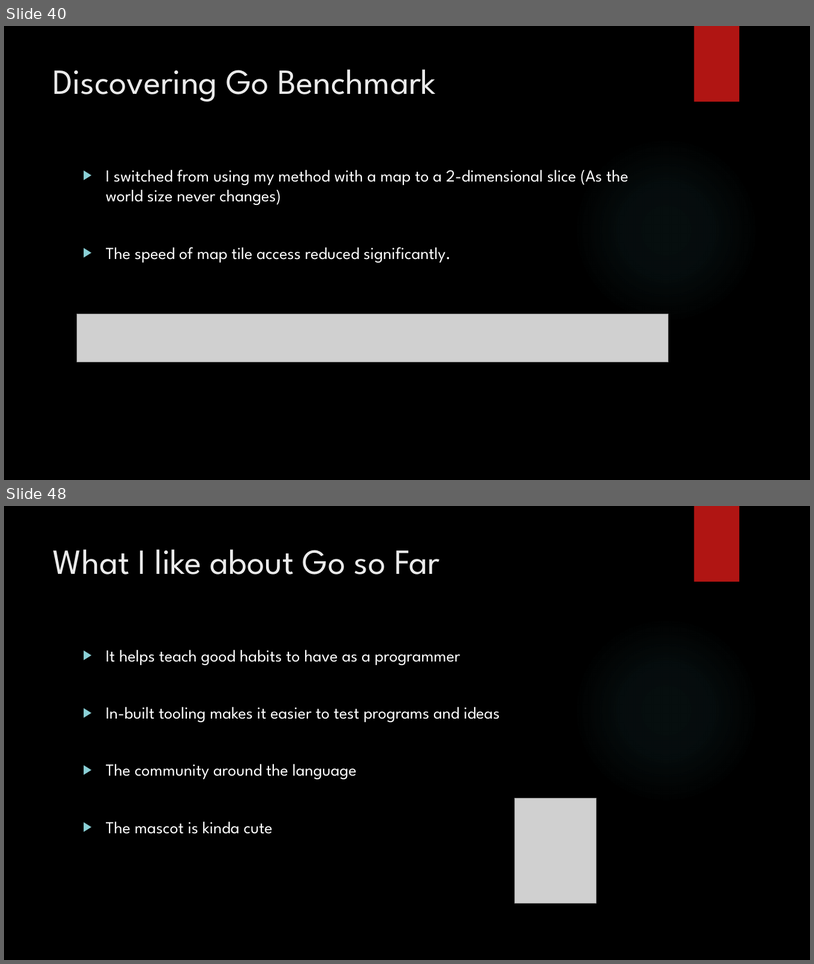
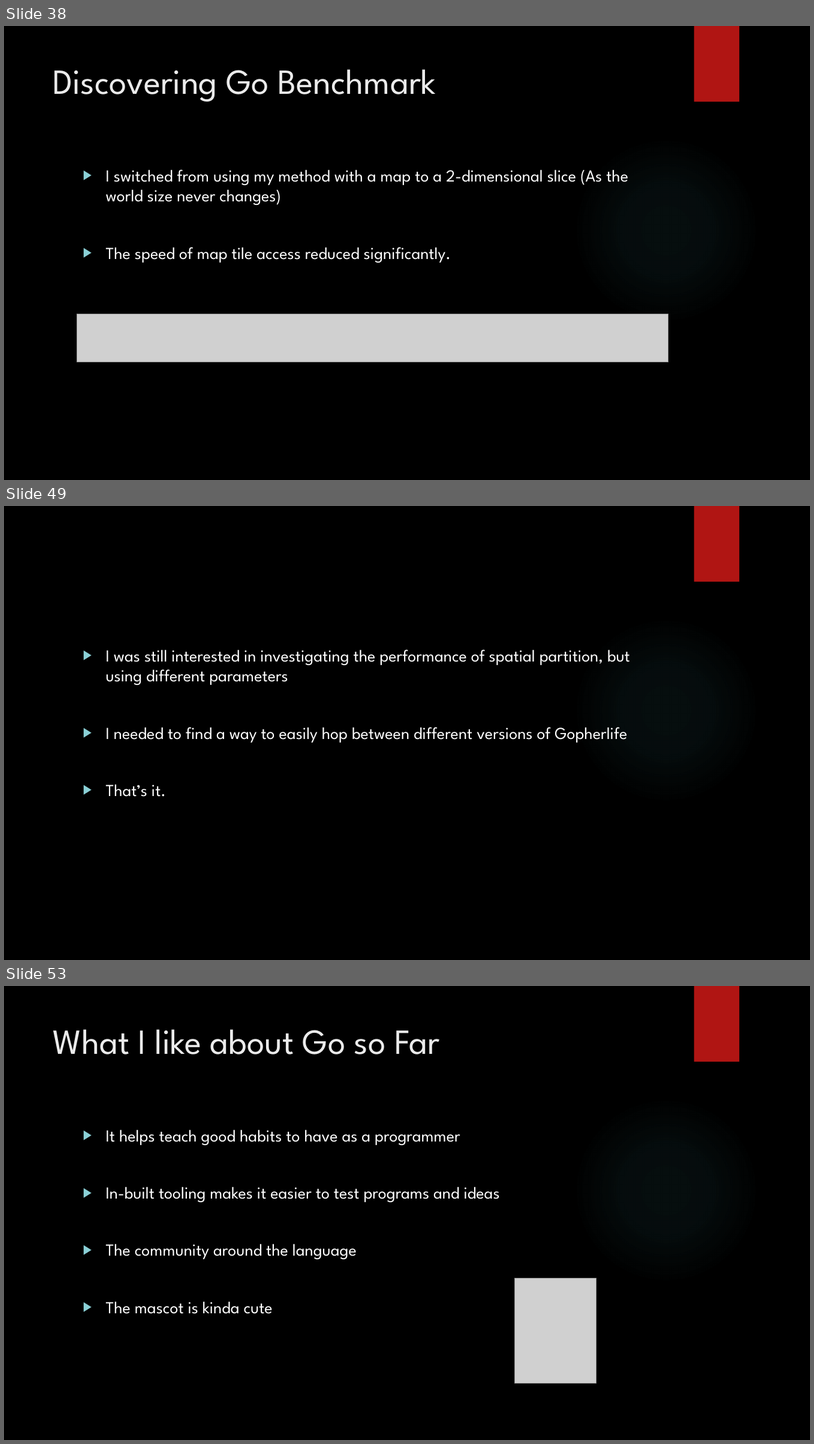
Before and after one commit to jaminologist/GopherLife, a slide deck: GopherLife.pptx. Shown one above the other, each under a label of ours: slides 40 and 48 before the commit, slides 38, 49 and 53 after it; the slides between them are not shown. The pictures are 814x964 and 814x1444 pixels, drawn with LibreOffice and Linux fonts; fonts in the diff are those of the drawing; grey boxes stand for pictures; background and template pictures are left out. Boxes give left, top, right and bottom in pixels: in the first picture for what was removed or moved away, otherwise in the second. Text is boxed around its words. In the diff, an @@ line names an element or a change of style, - is before the commit and + after.

```diff
--- a/GopherLife.pptx
+++ b/GopherLife.pptx
@@ slide 49 added at (4, 506, 810, 960), background picture (left out); not listed: 2 template elements that a slide beside it also shows @@
@@ text added at (106, 649, 630, 796), 20 pt, text #FFFFFF @@
+▶ I was still interested in investigating the performance of spatial partition, but using different parameters
+▶ I needed to find a way to easily hop between different versions of Gopherlife
+▶ That’s it.
@@ what was slide 40 is now slide 38 @@
@@ what was slide 48 is now slide 53 @@
```
Also in this commit, not shown: 7 slides changed, 13 other slides added, 9 slides removed, 9 other files.
